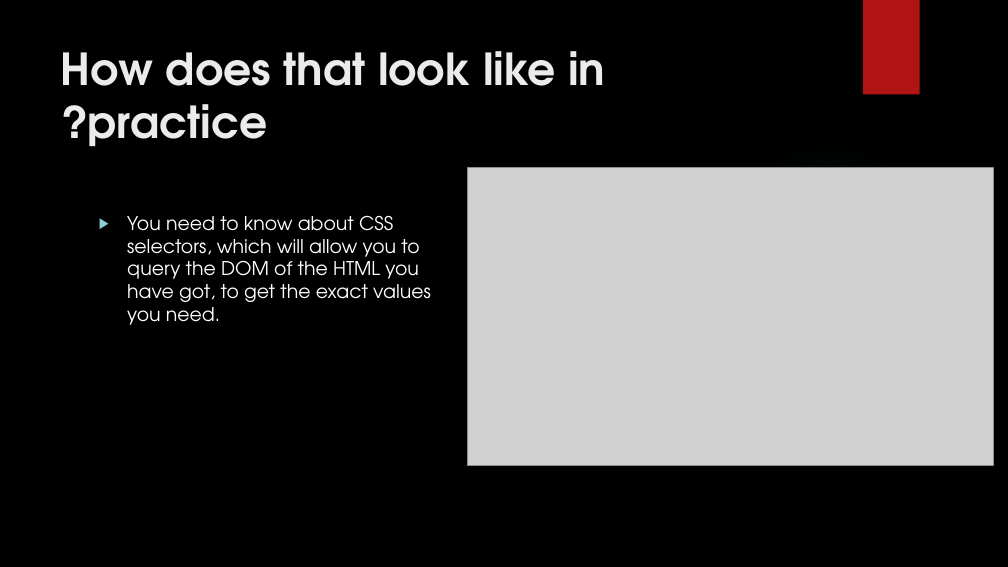
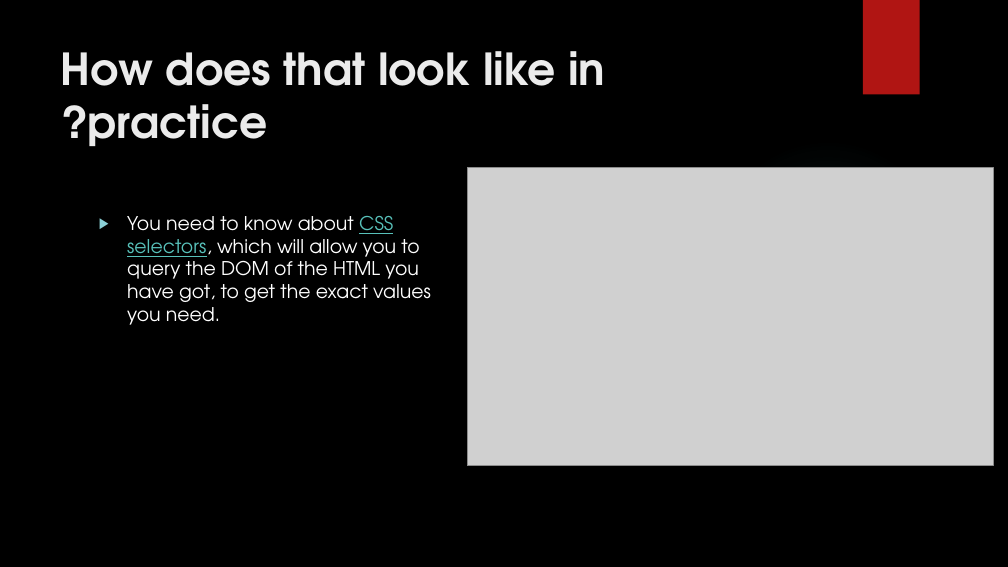
Before and after one commit to mma1979/web-scrapping-workshop, a slide deck: slide 8 of Web Scrapping.pptx. Drawn at 1008x567 pixels with LibreOffice and Linux fonts; fonts in the diff are those of the drawing; grey boxes stand for pictures; background and template pictures are left out. Boxes give left, top, right and bottom in pixels: in the first picture for what was removed or moved away, otherwise in the second. Text is boxed around its words. In the diff, an @@ line names an element or a change of style, - is before the commit and + after.

Commit message:
edit presentaion

```diff
--- a/Web Scrapping.pptx
+++ b/Web Scrapping.pptx
@@ text "You need to know about ..." at [127,216,431,325]: text colour #FFFFFF to #58C1BA, underline on in "CSS selectors," @@
```
